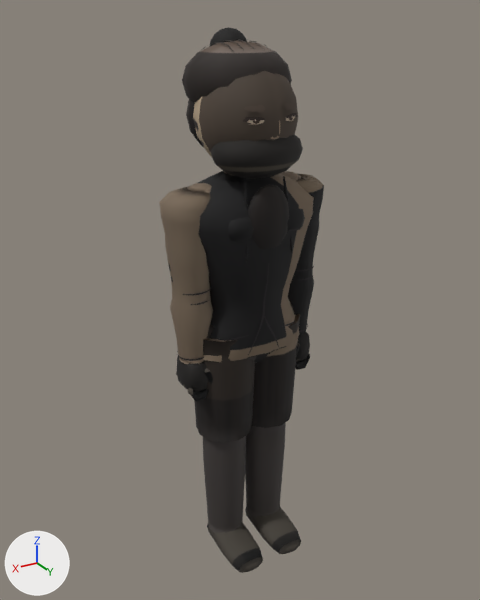
What one commit did to the glTF model assets/roster/models/juro_a.glb.
Before and after are seen from a 50 mm camera at (1.168, 1.909, 2.002) aimed at (0.003, -0.033, 1.032). Lighting does not change. The marker at lower left points along +X, +Y and +Z. The picture after the commit comes second. Vertices at exactly the same position are counted once.

Names of what the first picture shows: 'Body'.
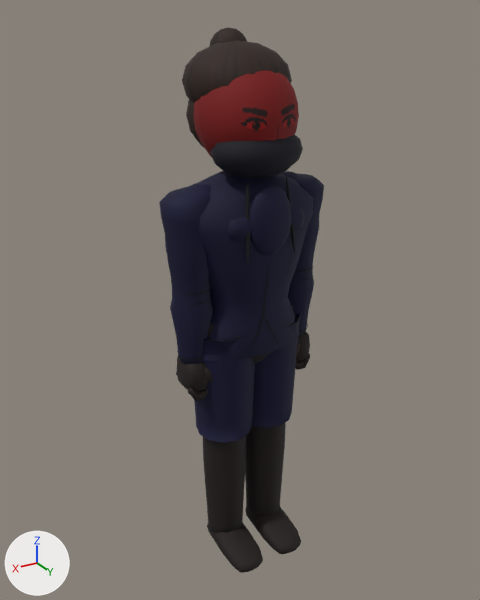
Where the change shows, as pixel boxes (x1, y1, x2, y2) in the pictures (480 x 600 px; the box of a moved part takes in the faces that stretch with it):
part 1 of me_mesh_0, deleted: before (243, 103, 297, 138)
part 2 of me_mesh_0, moved or reshaped: before (177, 39, 298, 355); after (177, 70, 299, 355)
part 3 of me_mesh_0, recoloured: (159, 27, 324, 573) in both

What changed in the scene script:
```text
Change me_mesh_0:
    used by ob_body; location = (0.0, 0.0, 0.0)
    remove me_mesh_0.from_pydata(...)  # 4686 vertices, 8522 faces; spans x -0.31..0.31, y -0.23..0.23, z -0.03..1.96
    add me_mesh_0.from_pydata(...)  # 3860 vertices, 7266 faces; spans x -0.31..0.31, y -0.23..0.23, z -0.03..1.96
    me_mesh_0 part 1: 17 loose pieces with 731 vertices, spanning x -0.1..0.1, y 0.15..0.18, z 1.6..1.75, are deleted
    me_mesh_0 part 2: 137 vertices moved from x -0.14..0.14, y -0.14..0.17, z 1.25..1.87 to x -0.14..0.14, y -0.14..0.18, z 1.25..1.87; 520 vertices removed from x -0.27..0.27, y -0.22..0.17, z 0.88..1.93; 425 vertices added at x -0.27..0.27, y -0.17..0.18, z 0.89..1.88
    me_mesh_0 part 3: 6206 kept faces spanning x -0.31..0.31, y -0.23..0.23, z -0.03..1.96 get new vertex colours
```
